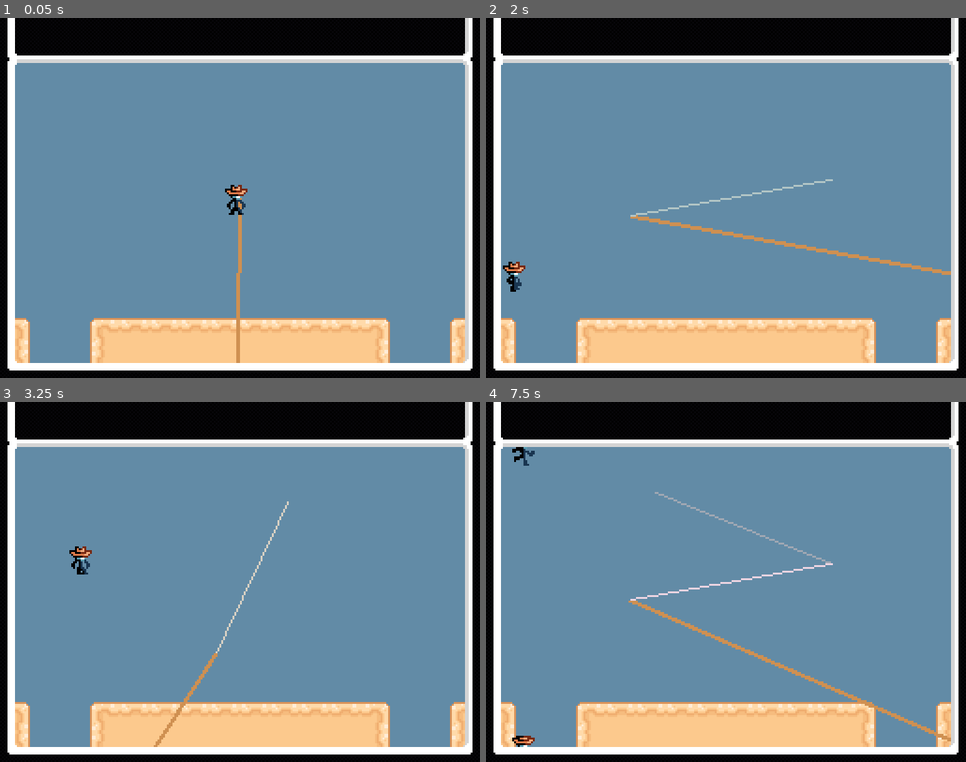
Above: before the commit, frames 1-4 (two rows, left to right).
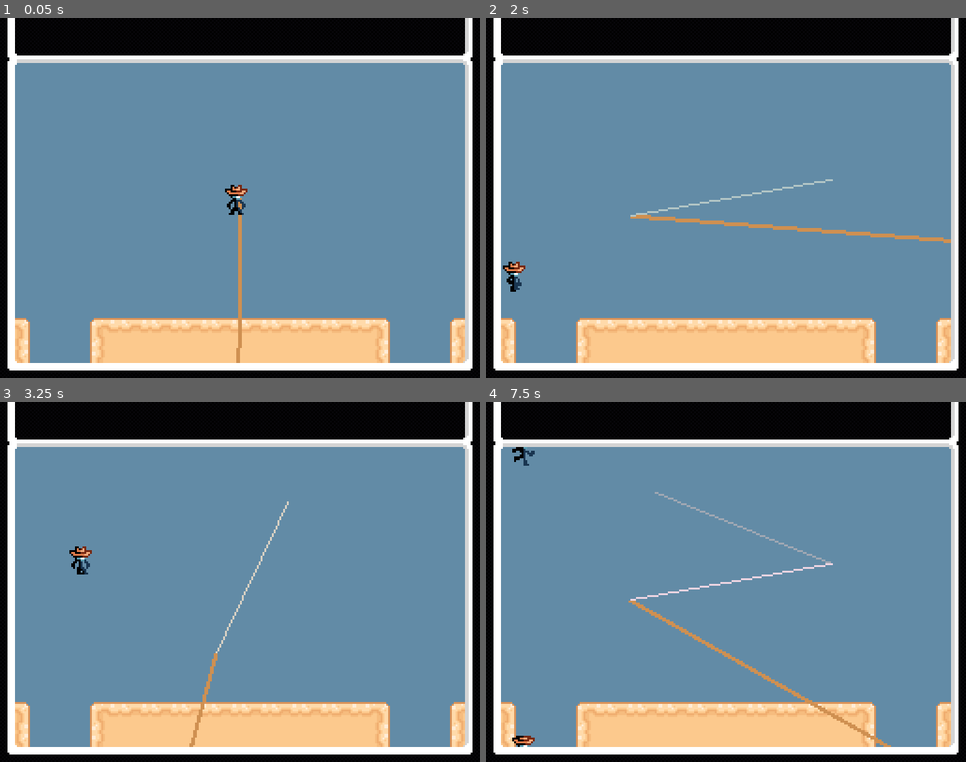
Above: after the commit, the same moments.

Repository: Jcodefox/GMTK-2025
Game: Godot game, scene res://scenes/topscenes/gameplay_topscene.tscn
The game is run twice, just before and just after one commit, with the same random seed, the same clock (stepped at 60 frames per second) and the same inputs.
Inputs (mouse positions are in pixels of both pictures, inside the frame that each line leads up to):
- Up to frame 1 (0.05 s): no input
- Up to frame 2 (2 s): move the mouse to (831, 180) at 0.52 s; hold D (move_right) from 0.53 s (still down); tap Space (move_jump) at 0.77, 1.52 s; move the mouse to (630, 216) at 1.27 s
- Up to frame 3 (3.25 s): move the mouse to (288, 502) at 2.02 s; release D (move_right) at 2.03 s; hold A (move_left) 2.03-2.78 s; move the mouse to (216, 654) at 2.77 s; hold D (move_right) from 2.78 s (still down); tap Space (move_jump) at 3.02 s
- Up to frame 4 (7.5 s): move the mouse to (870, 636) at 3.52 s; tap Space (move_jump) at 3.77, 4.52, 6.02, 6.77 s; move the mouse to (582, 528) at 4.27 s; release D (move_right) at 4.28 s; hold A (move_left) 4.28-5.03 s; move the mouse to (750, 582) at 5.02 s; hold D (move_right) 5.03-5.78 s; move the mouse to (654, 492) at 5.77 s; hold A (move_left) 5.78-7.28 s; move the mouse to (831, 564) at 6.52 s; move the mouse to (630, 600) at 7.27 s; hold D (move_right) from 7.28 s (still down)

The runs differ from the first frame. In frame 1, 0.2% of the frame differs, in the area x 49-51%, y 70-92%; in frame 2, 1.3%, in the area x 31-97%, y 54-72%; in frame 3, 0.4%; in frame 4, 1.3%.

Commit message:
Attempt to make lasso follow visible player

Diff:
--- a/scenes/prefabs/player.tscn
+++ b/scenes/prefabs/player.tscn
@@ -1,7 +1,8 @@
-[gd_scene load_steps=4 format=3 uid="uid://crq0ubo4sdfwt"]
+[gd_scene load_steps=5 format=3 uid="uid://crq0ubo4sdfwt"]
 
 [ext_resource type="Script" uid="uid://dgc1ud1pmx2lv" path="res://scripts/prefabs/player_v2.gd" id="1_tou0u"]
 [ext_resource type="SpriteFrames" uid="uid://bf6o51up71rto" path="res://assets/art/player/player_sprite_frames.tres" id="2_tou0u"]
+[ext_resource type="PackedScene" uid="uid://byjfep6lctpr3" path="res://scenes/prefabs/lasso.tscn" id="3_n0leu"]
 
 [sub_resource type="RectangleShape2D" id="RectangleShape2D_tou0u"]
 size = Vector2(8, 14)
@@ -51,3 +52,7 @@
 animation = &"duckwalk"
 autoplay = "idle"
 frame_progress = 0.0871731
+
+[node name="Lasso" parent="." instance=ExtResource("3_n0leu")]
+z_index = 4
+z_as_relative = false
--- a/scenes/topscenes/gameplay_topscene.tscn
+++ b/scenes/topscenes/gameplay_topscene.tscn
@@ -1,7 +1,6 @@
-[gd_scene load_steps=5 format=4 uid="uid://dwe36qbpqlr3w"]
+[gd_scene load_steps=4 format=4 uid="uid://dwe36qbpqlr3w"]
 
 [ext_resource type="PackedScene" uid="uid://crq0ubo4sdfwt" path="res://scenes/prefabs/player.tscn" id="1_rncwu"]
-[ext_resource type="PackedScene" uid="uid://byjfep6lctpr3" path="res://scenes/prefabs/lasso.tscn" id="2_u55sw"]
 [ext_resource type="Texture2D" uid="uid://drjswa8p2rpnx" path="res://assets/art/ui_hud/hudframe.png" id="3_pyq0w"]
 [ext_resource type="TileSet" uid="uid://cl63qdxuqflth" path="res://assets/art/terrain/main_tile_set.tres" id="3_u55sw"]
 
@@ -11,10 +10,6 @@
 z_index = 8
 position = Vector2(126, 96)
 air_lateral_accel = 1.0
-
-[node name="Lasso" parent="Player" instance=ExtResource("2_u55sw")]
-z_index = 4
-z_as_relative = false
 
 [node name="BackCanvasLayer" type="CanvasLayer" parent="."]
 layer = -128
--- a/scripts/prefabs/lasso_v2.gd
+++ b/scripts/prefabs/lasso_v2.gd
@@ -10,6 +10,8 @@
 
 var cumulative_delta: float = 0
 
+var player_pos: Vector2 = Vector2.ZERO
+
 func _ready():
 	lines_mesh_instance.mesh = lines_immediate_mesh
 	lines_mesh_instance.name = "LinesMeshInstance"
@@ -19,7 +21,7 @@
 func _process(delta: float):
 	cumulative_delta += delta
 
-	points = PackedVector2Array([Vector2(0, 0), get_local_mouse_position()])
+	points = PackedVector2Array([global_position - player_pos, get_local_mouse_position()])
 
 	line_vertex_positions.push_back(get_global_mouse_position())
 	line_vertex_time.push_back(cumulative_delta)
--- a/scripts/prefabs/player_v2.gd
+++ b/scripts/prefabs/player_v2.gd
@@ -92,6 +92,7 @@
 		time_since_jump_attempt = INF
 
 	move_and_slide()
+	$Lasso.player_pos = get_visible_player_pos()
 
 func handle_edges() -> void:
 	var world_center: Vector2 = (world_dimensions / 2) + world_top_left
@@ -118,6 +119,7 @@
 		p.x -= world_dimensions.x
 	while p.x < world_top_left.x:
 		p.x += world_dimensions.x
+
 	while p.y > world_bottom_right.y:
 		p.y -= world_dimensions.y
 	while p.y < world_top_left.y:
